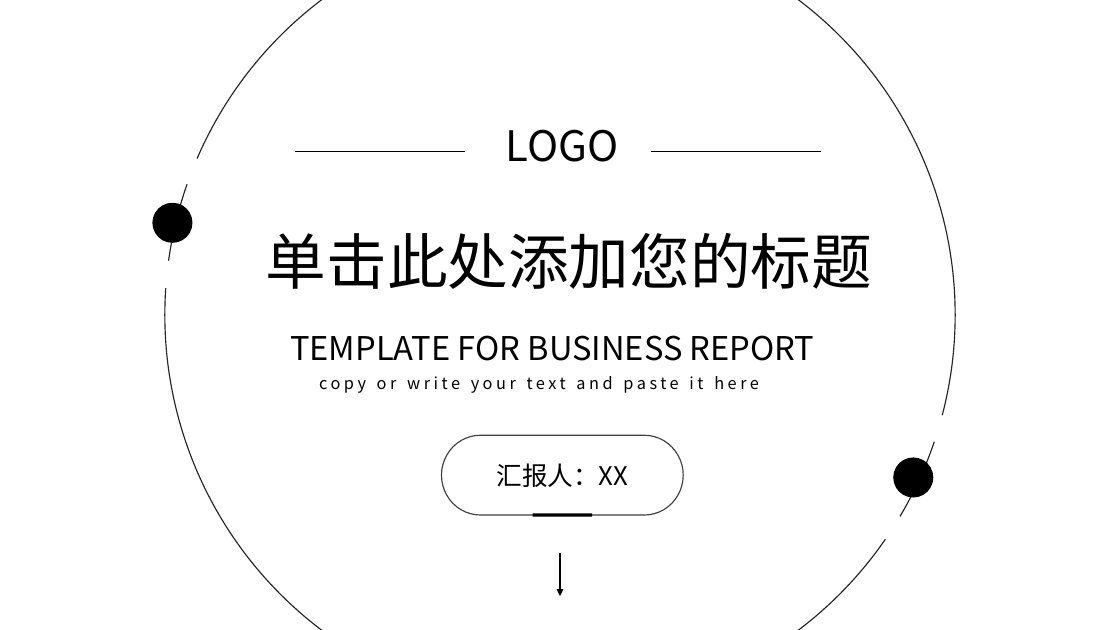
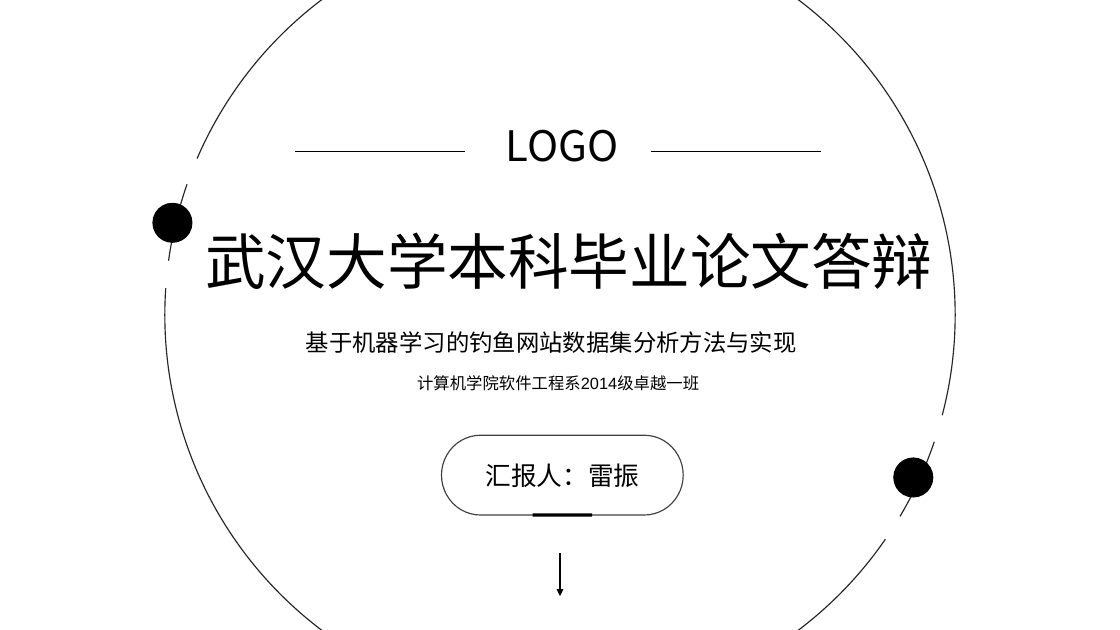
Before and after one commit to MagikarpLL/MachineLearningXD, a slide deck: slide 1 of me/论文/毕业论文/答辩.pptx. Drawn at 1120x630 pixels with LibreOffice and Linux fonts; fonts in the diff are those of the drawing. Boxes give left, top, right and bottom in pixels: in the first picture for what was removed or moved away, otherwise in the second. Text is boxed around its words. In the diff, an @@ line names an element or a change of style, - is before the commit and + after.

Commit message:
论文

```diff
--- a/me/论文/毕业论文/答辩.pptx
+++ b/me/论文/毕业论文/答辩.pptx
@@ text at [205, 232, 932, 289]: text changed @@
-单击此处添加您的标题
+武汉大学本科毕业论文答辩
@@ text at [306, 331, 797, 353]: text changed; size 28 to 20 pt; font Noto Sans CJK JP to Arial @@
-TEMPLATE FOR BUSINESS REPORT
+基于机器学习的钓鱼网站数据集分析方法与实现
@@ text at [417, 375, 699, 391]: text changed; font Noto Sans CJK SC to Arial @@
-copy or write your text and paste it here
+计算机学院软件工程系2014级卓越一班
@@ text at [486, 463, 640, 487]: text changed @@
-汇报人：XX
+汇报人：雷振
```
Also in this commit, not shown: 16 other slides changed, 30 slides added, 3 slides removed, 16 other files.
